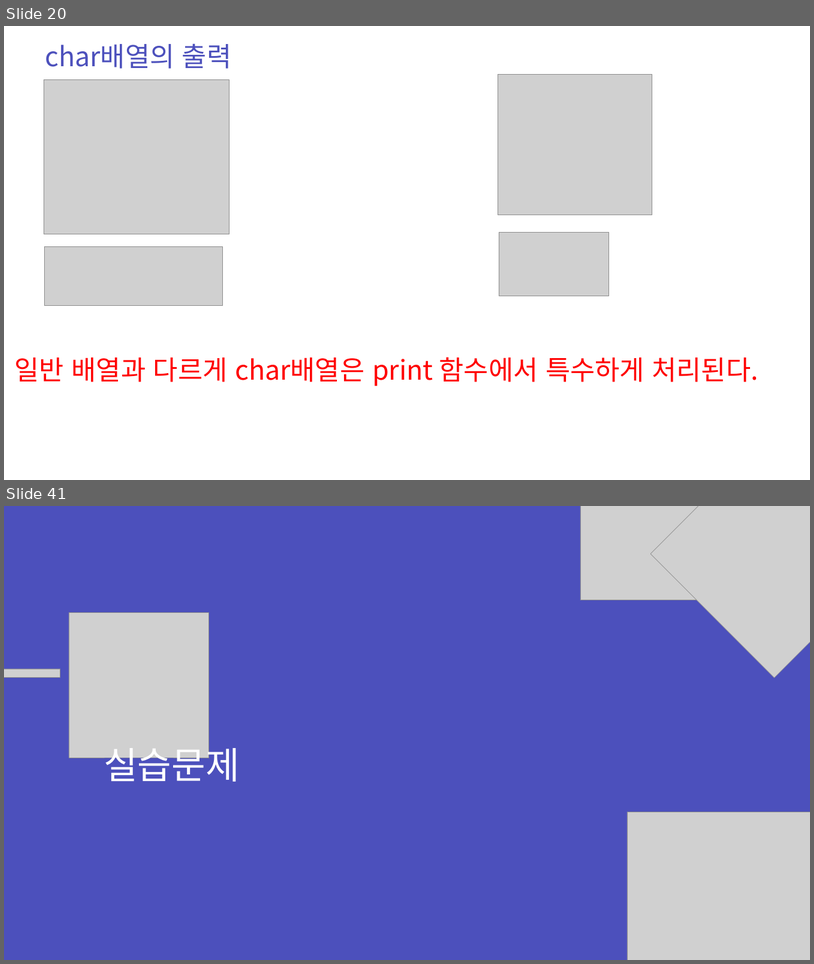
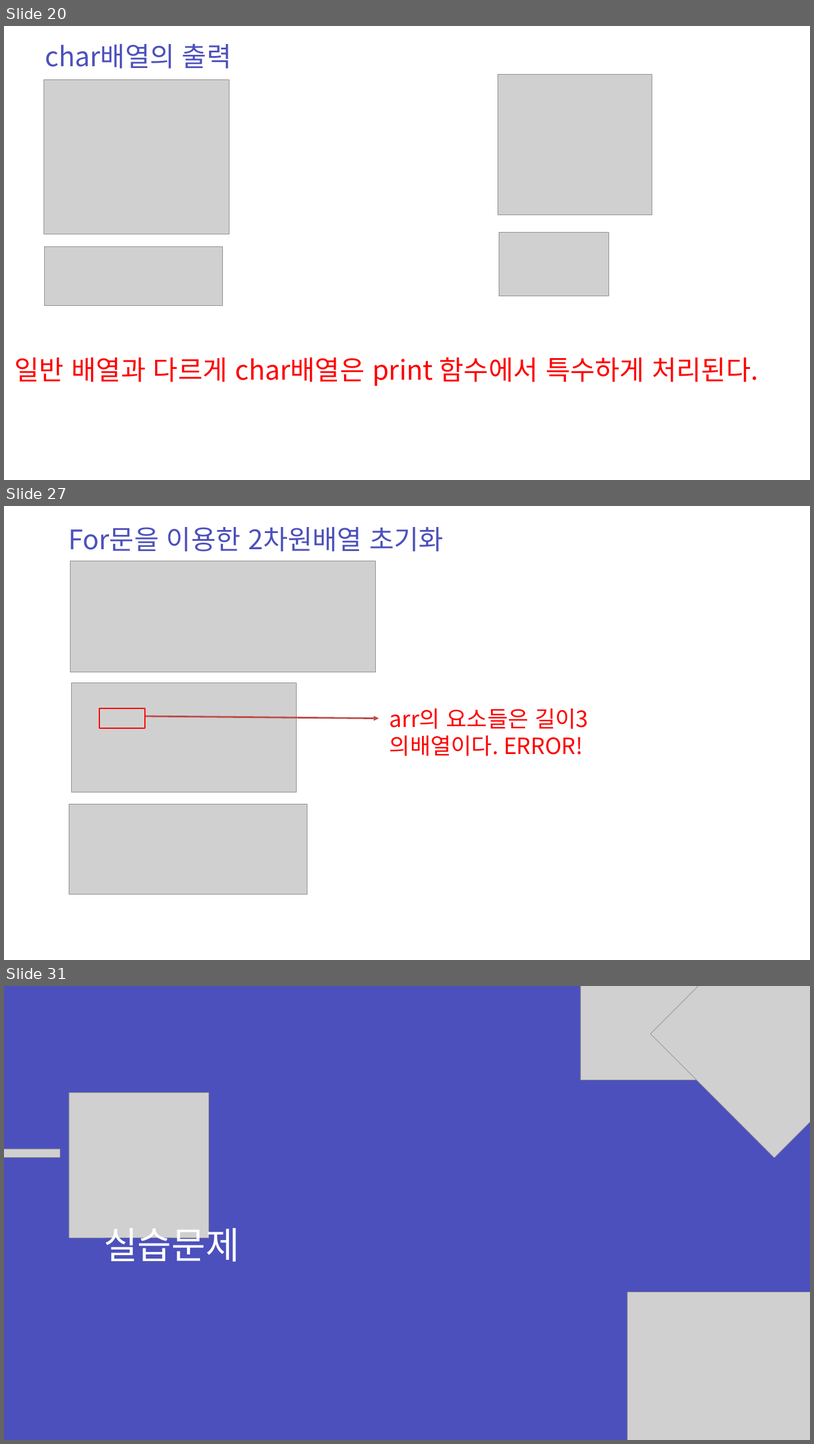
Before and after one commit to zest132/JavaLecture, a slide deck: JavaLecture/LectureFile/java 5강.pptx. Shown one above the other, each under a label of ours: slides 20 and 41 before the commit, slides 20, 27 and 31 after it; the slides between them are not shown. The pictures are 814x964 and 814x1444 pixels, drawn with LibreOffice and Linux fonts; fonts in the diff are those of the drawing; grey boxes stand for pictures. Boxes give left, top, right and bottom in pixels: in the first picture for what was removed or moved away, otherwise in the second. Text is boxed around its words. In the diff, an @@ line names an element or a change of style, - is before the commit and + after.

```diff
--- a/JavaLecture/LectureFile/java 5강.pptx
+++ b/JavaLecture/LectureFile/java 5강.pptx
@@ slide 27 added at (4, 506, 810, 960), background #FFFFFF @@
@@ text added at (68, 527, 444, 552), 48 pt, text #4C50BC @@
+For문을 이용한 2차원배열 초기화
@@ picture added at (70, 561, 375, 672) @@
@@ picture added at (71, 682, 296, 792) @@
@@ rectangle added at (99, 708, 145, 728), outline #FF0000 2 pt @@
@@ arrow added from (145, 716) to (379, 718), #BF4C48 3 pt @@
@@ text added at (390, 708, 588, 754), 40 pt, text #FF0000 @@
+arr의 요소들은 길이3의배열이다. ERROR!
@@ picture added at (69, 804, 308, 894) @@
@@ what was slide 41 is now slide 31 @@
```
Also in this commit, not shown: 2 slides changed, 9 other slides added, 20 slides removed, 3 other files.
